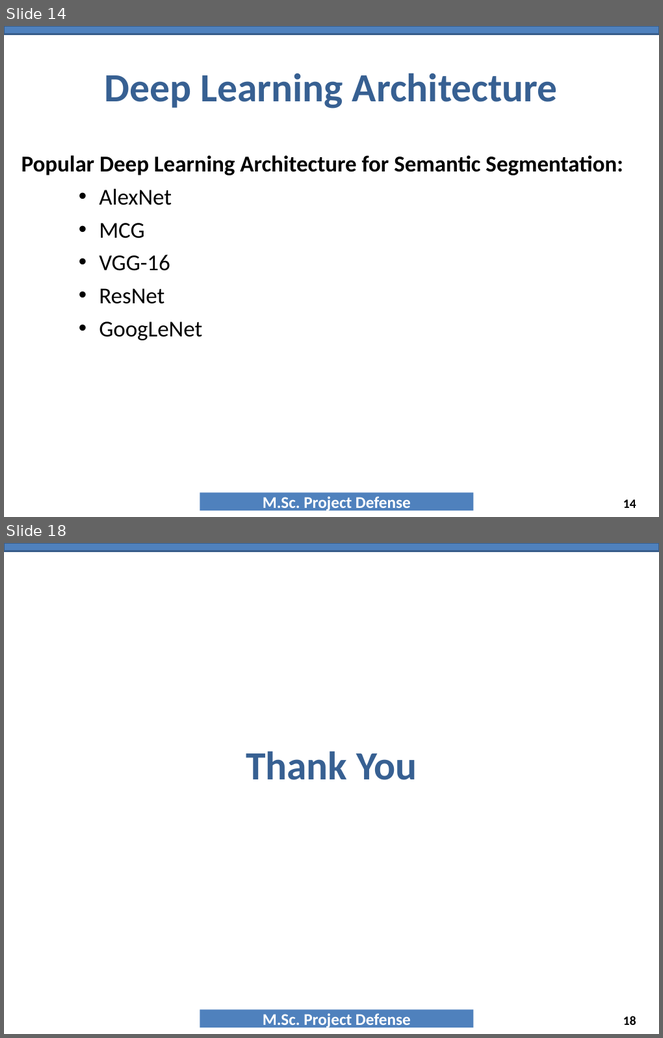
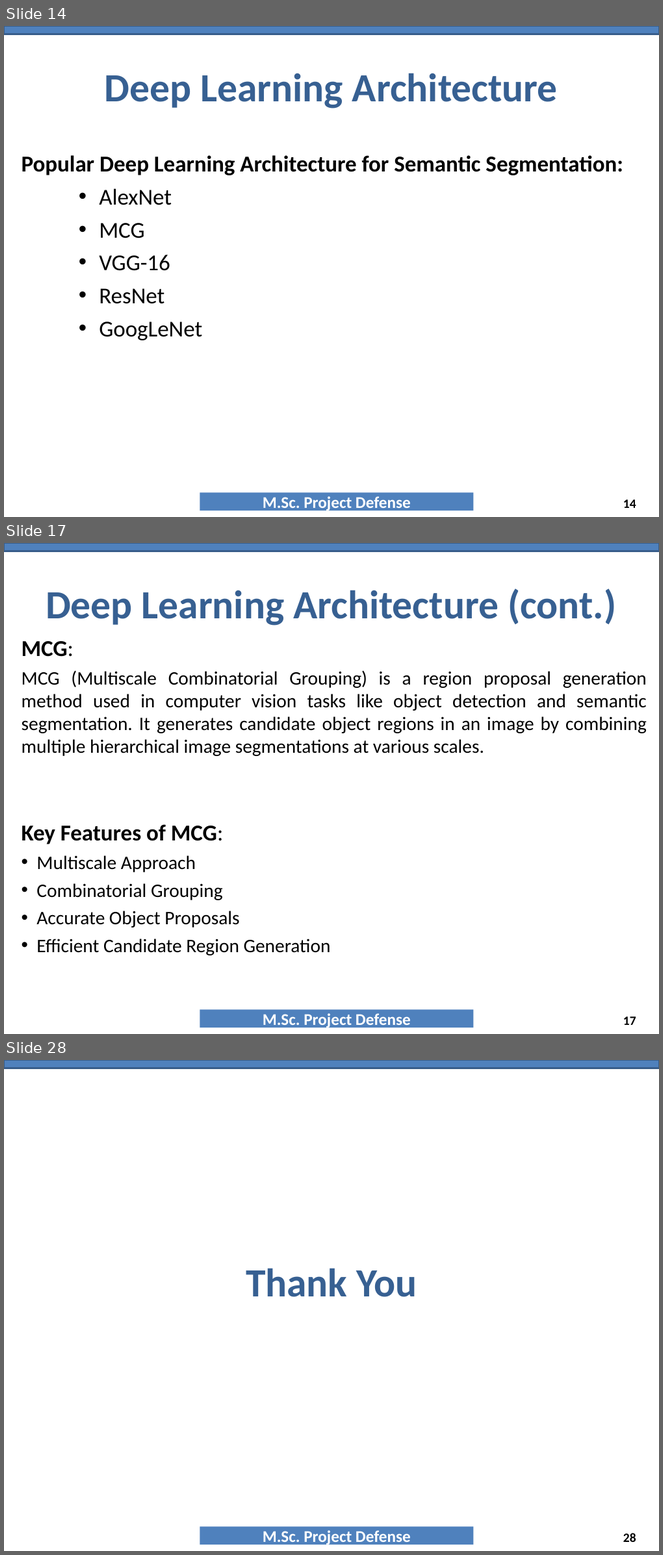
Before and after one commit to NAYANCSE27/msc-project, a slide deck: 9_PresentationTemplate_MscProject_CSE-057443.ppt. Shown one above the other, each under a label of ours: slides 14 and 18 before the commit, slides 14, 17 and 28 after it; the slides between them are not shown. The pictures are 663x1038 and 663x1555 pixels, drawn with LibreOffice and Linux fonts; fonts in the diff are those of the drawing; background and template pictures are left out. Boxes give left, top, right and bottom in pixels: in the first picture for what was removed or moved away, otherwise in the second. Text is boxed around its words. In the diff, an @@ line names an element or a change of style, - is before the commit and + after.

```diff
--- a/9_PresentationTemplate_MscProject_CSE-057443.ppt
+++ b/9_PresentationTemplate_MscProject_CSE-057443.ppt
@@ slide 17 added at (x1=4, y1=543, x2=659, y2=1034), background #FFFFFF; not listed: 2 template elements that a slide beside it also shows @@
@@ title added at (x1=46, y1=589, x2=616, y2=626), 44 pt, text #376092, bold @@
+Deep Learning Architecture (cont.)
@@ text added at (x1=22, y1=641, x2=647, y2=956), 21 pt, text #000000 @@
+MCG:
+MCG (Multiscale Combinatorial Grouping) is a region proposal generation method used in computer vision tasks like object detection and semantic segmentation. It generates candidate object regions in an image by combining multiple hierarchical image segmentations at various scales.
+Key Features of MCG:
+• Multiscale Approach
+• Combinatorial Grouping
+• Accurate Object Proposals
+• Efficient Candidate Region Generation
@@ page number added at (x1=623, y1=1017, x2=636, y2=1025), 14 pt, text #000000, bold @@
+17
@@ what was slide 18 is now slide 28 @@
@@ page number at (x1=623, y1=1533, x2=636, y2=1542): text changed @@
-18
+28
```
Also in this commit, not shown: 2 slides changed, 11 other slides added, 2 slides removed, 2 other files.
